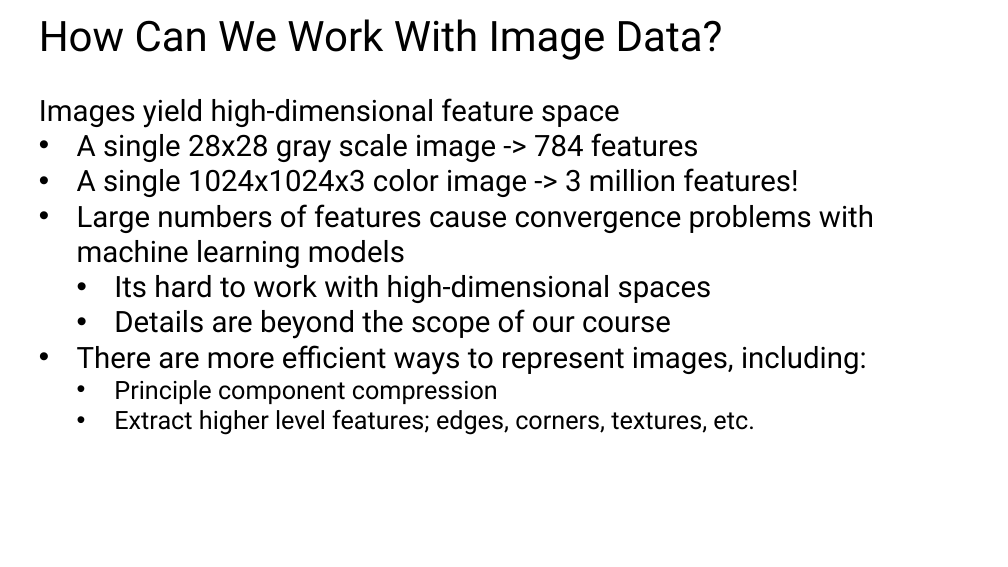
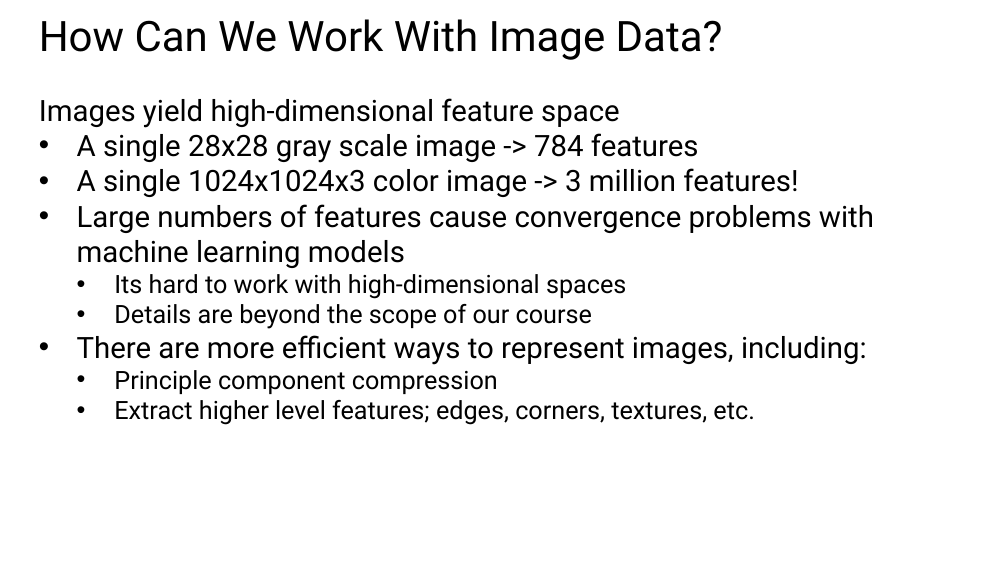
Before and after one commit to StephenElston/CSCI-E25, a slide deck: slide 32 of Slides/4_MachineLearningForCV.pptx. Drawn at 1008x567 pixels with LibreOffice and Linux fonts; fonts in the diff are those of the drawing. Boxes give left, top, right and bottom in pixels: in the first picture for what was removed or moved away, otherwise in the second. Text is boxed around its words. In the diff, an @@ line names an element or a change of style, - is before the commit and + after.

```diff
--- a/Slides/4_MachineLearningForCV.pptx
+++ b/Slides/4_MachineLearningForCV.pptx
@@ text at (x1=114, y1=274, x2=626, y2=329): size 28 to 24 pt in "Its hard to work with high-dimensional spaces", "Details are beyond the scope of our ..." @@
```
Also in this commit, not shown: 3 other slides changed, 1 slide added.
